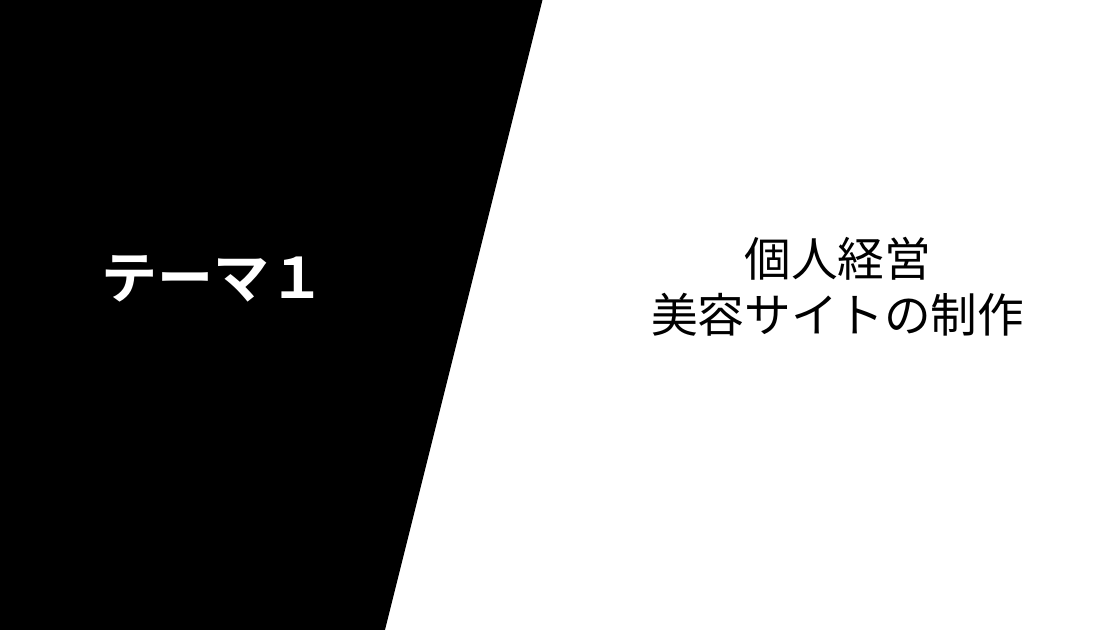
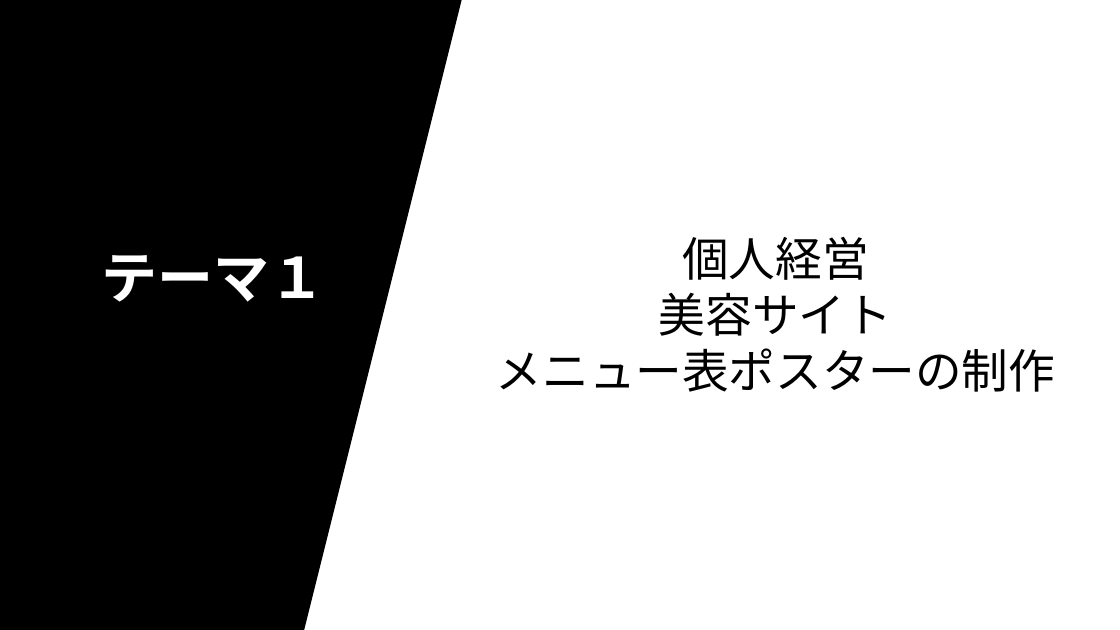
Before and after one commit to Riru0220/Webesports, a slide deck: slide 1 of 卒業ゼミ発表.pptx. Drawn at 1120x630 pixels with LibreOffice and Linux fonts; fonts in the diff are those of the drawing. Boxes give left, top, right and bottom in pixels: in the first picture for what was removed or moved away, otherwise in the second. Text is boxed around its words. In the diff, an @@ line names an element or a change of style, - is before the commit and + after.

```diff
--- a/卒業ゼミ発表.pptx
+++ b/卒業ゼミ発表.pptx
@@ parallelogram: place and size @@
-parallelogram at (0, 0, 541, 630)
+parallelogram at (0, 0, 460, 630)
@@ text "個人経営": place and size @@
-text "個人経営" at (651, 237, 1024, 336)
+text "個人経営" at (496, 237, 1055, 392)
@@ text at (496, 292, 1055, 392): text changed @@
-美容サイトの制作
+美容サイト
+メニュー表ポスターの制作
```
Also in this commit, not shown: 1 slide added, 1 slide removed, 3 other files.
